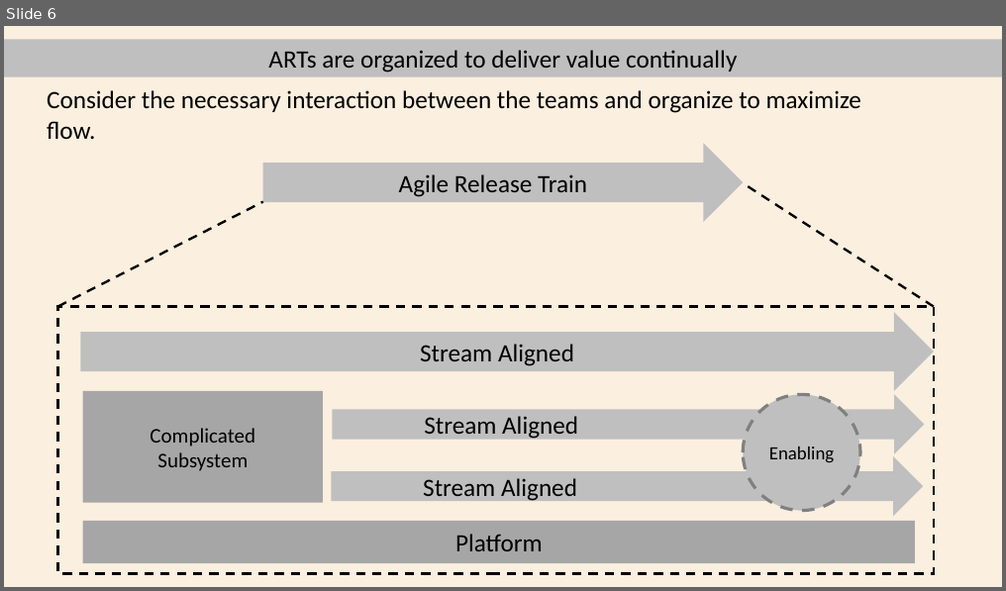
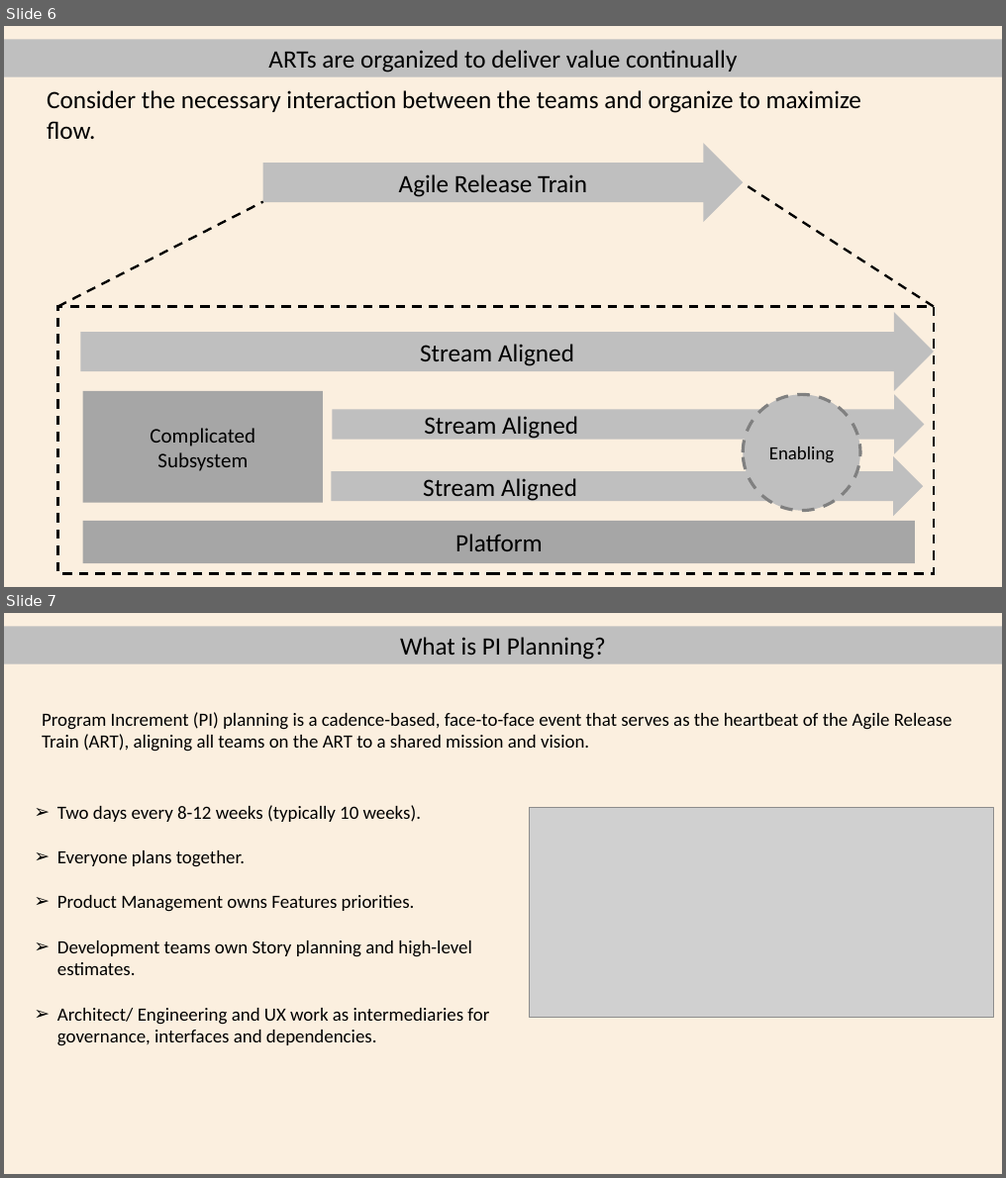
Before and after one commit to r5b6/ppt, a slide deck: agile rohit anish.pptx. Shown one above the other, each under a label of ours: slide 6 before the commit, slides 6 and 7 after it. The pictures are 1006x591 and 1006x1178 pixels, drawn with LibreOffice and Linux fonts; fonts in the diff are those of the drawing; grey boxes stand for pictures. Boxes give left, top, right and bottom in pixels: in the first picture for what was removed or moved away, otherwise in the second. Text is boxed around its words. In the diff, an @@ line names an element or a change of style, - is before the commit and + after.

```diff
--- a/agile rohit anish.pptx
+++ b/agile rohit anish.pptx
@@ slide 7 added at (4, 613, 1002, 1174), background #FBEFDF @@
@@ rectangle added at (4, 627, 1002, 663), fill #BFBFBF, 24 pt, text #000000 @@
+What is PI Planning?
@@ text added at (42, 712, 952, 752), 18 pt, text #000000 @@
+Program Increment (PI) planning is a cadence-based, face-to-face event that serves as the heartbeat of the Agile Release Train (ART), aligning all teams on the ART to a shared mission and vision.
@@ text added at (57, 805, 489, 1047), 18 pt, text #000000 @@
+➢ Two days every 8-12 weeks (typically 10 weeks).
+➢ Everyone plans together.
+➢ Product Management owns Features priorities.
+➢ Development teams own Story planning and high-level estimates.
+➢ Architect/ Engineering and UX work as intermediaries for governance, interfaces and dependencies.
@@ picture added at (530, 807, 994, 1017) @@
```
Also in this commit, not shown: 1 slide changed, 4 other slides added.
